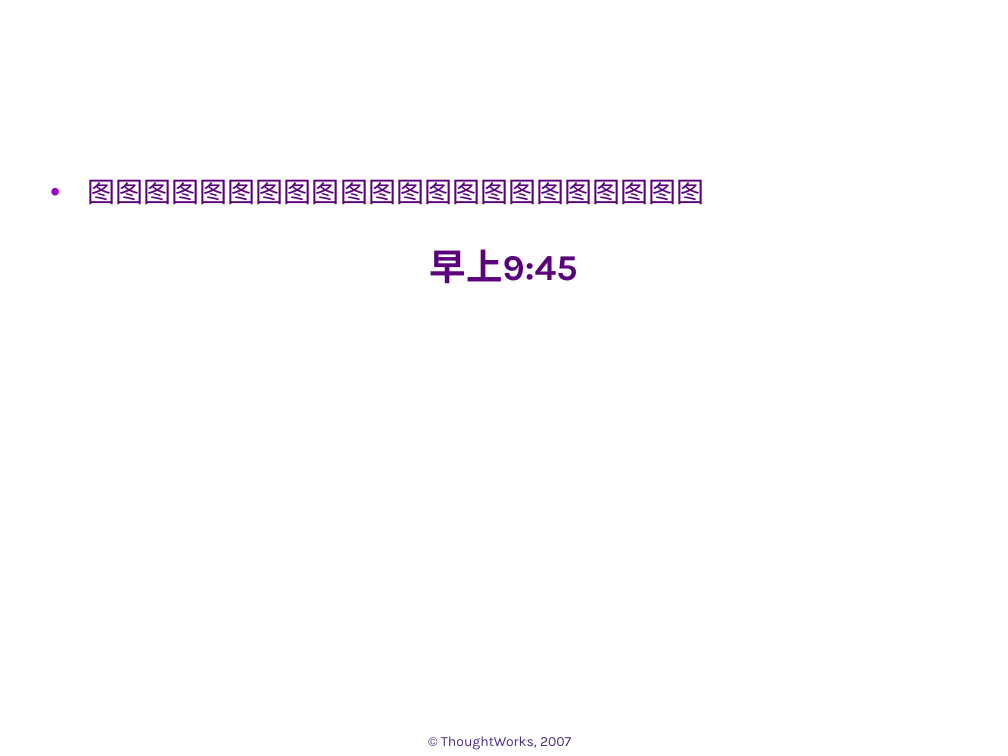
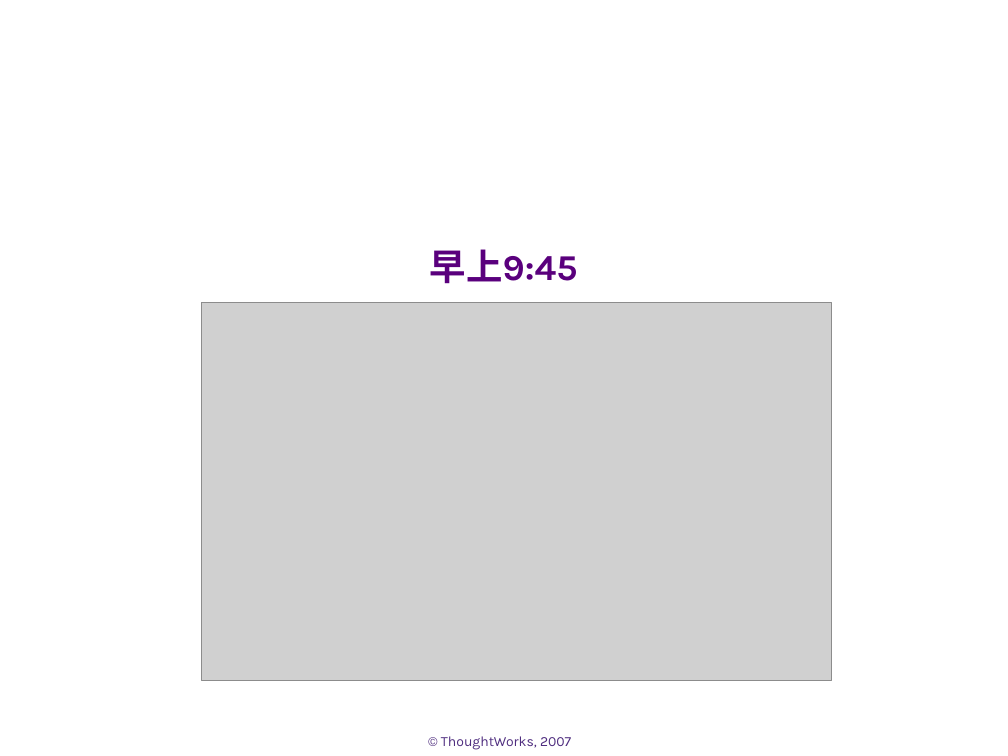
Before and after one commit to whimet/agilechina, a slide deck: slide 9 of docs/demo.ppt. Drawn at 1008x756 pixels with LibreOffice and Linux fonts; fonts in the diff are those of the drawing; grey boxes stand for pictures; background and template pictures are left out. Boxes give left, top, right and bottom in pixels: in the first picture for what was removed or moved away, otherwise in the second. Text is boxed around its words. In the diff, an @@ line names an element or a change of style, - is before the commit and + after.

```diff
--- a/docs/demo.ppt
+++ b/docs/demo.ppt
@@ text removed at [88,179,705,205] @@
-• 图图图图图图图图图图图图图图图图图图图图图图
@@ picture added at [202,302,832,680] @@
```
Also in this commit, not shown: 1 other slide changed, 1 other file.
